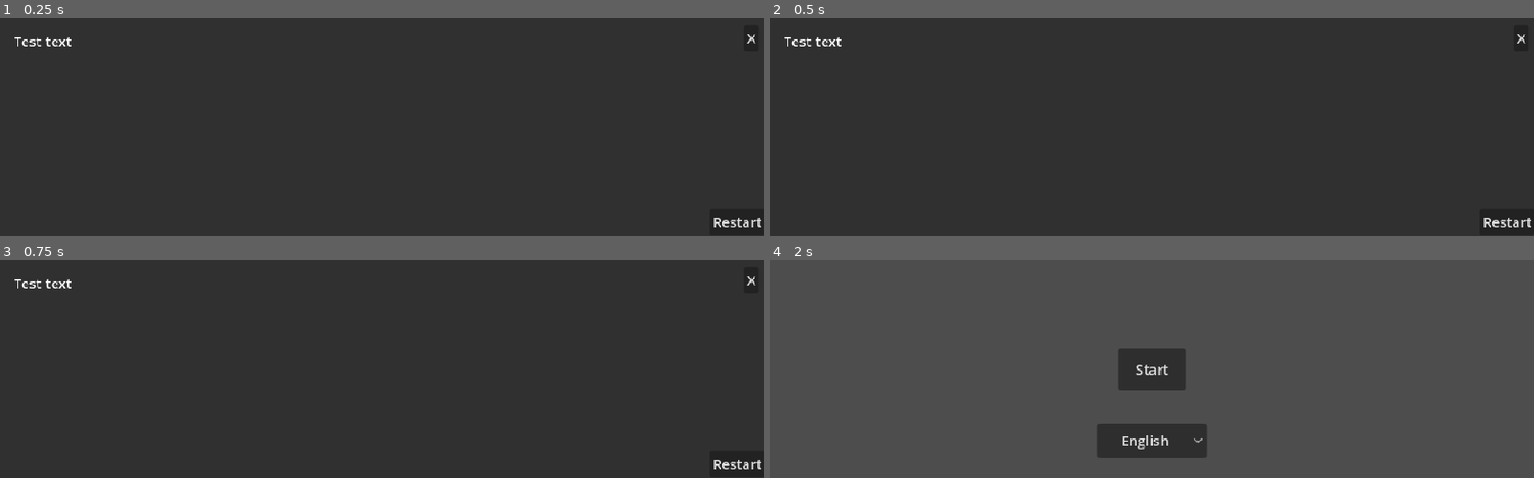
Above: before the commit, frames 1-4 (two rows, left to right).
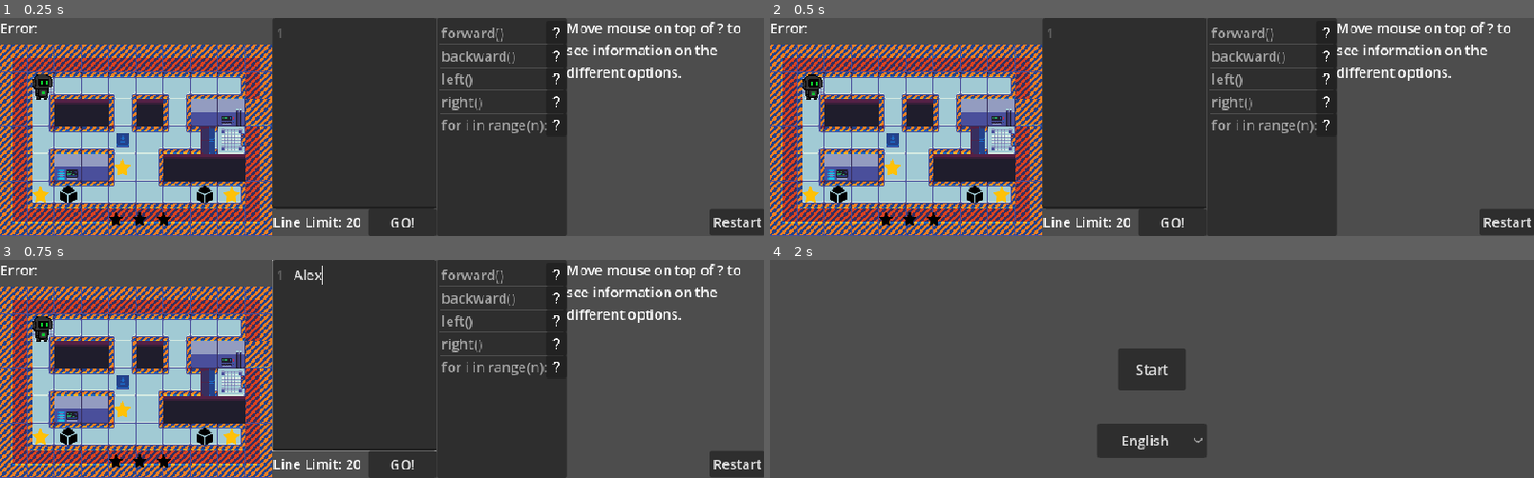
Above: after the commit, the same moments.

Repository: BingloGames/Robot-Bachelor
Game: Godot game, scene res://levels/1 player/Level4.tscn
Same seed, same stepped clock (60 frames per second), same inputs: the game is played once before the commit and once after it. This scene is started directly instead of the project's main scene.
Inputs (mouse positions are in pixels of both pictures, inside the frame that each line leads up to):
- Up to frame 1 (0.25 s): no input
- Up to frame 2 (0.5 s): no input
- Up to frame 3 (0.75 s): click (351, 355) at 0.52 s; type "Alex" at 0.6 s
- Up to frame 4 (2 s): click "Restart" at 1.25 s

The runs differ from the first frame. In frame 1, 61% of the frame differs, in the area x 0-100%, y 0-100%; in frame 2, 61%; in frame 3, 61%; in frame 4, nothing differs.

Commit message:
made doors better

Diff:
--- a/robot-project/TileSet.tres
+++ b/robot-project/TileSet.tres
@@ -1,11 +1,8 @@
-[gd_resource type="TileSet" load_steps=9 format=3 uid="uid://b86b5a6rn7qvr"]
+[gd_resource type="TileSet" load_steps=6 format=3 uid="uid://b86b5a6rn7qvr"]
 
 [ext_resource type="Texture2D" uid="uid://b6tsydf15p2gp" path="res://scifitiles - copia.png" id="2_hhvbn"]
+[ext_resource type="PackedScene" uid="uid://ba7flvblhi3ln" path="res://door.tscn" id="3_2edxk"]
 [ext_resource type="PackedScene" uid="uid://fwhkk0ctks56" path="res://Star.tscn" id="3_t7fou"]
-[ext_resource type="PackedScene" uid="uid://ba7flvblhi3ln" path="res://blue_door_1.tscn" id="4_8aw2l"]
-[ext_resource type="PackedScene" uid="uid://cc4r5wtmlaj02" path="res://blue_door_2.tscn" id="5_k8lel"]
-[ext_resource type="PackedScene" uid="uid://bd2tgyavymlfj" path="res://red_door_1.tscn" id="6_s4r4k"]
-[ext_resource type="PackedScene" uid="uid://c5mvioyabxh42" path="res://red_door_2.tscn" id="7_uoop1"]
 
 [sub_resource type="TileSetAtlasSource" id="TileSetAtlasSource_t7fou"]
 texture = ExtResource("2_hhvbn")
@@ -852,10 +849,8 @@
 
 [sub_resource type="TileSetScenesCollectionSource" id="TileSetScenesCollectionSource_2edxk"]
 scenes/1/scene = ExtResource("3_t7fou")
-scenes/2/scene = ExtResource("4_8aw2l")
-scenes/3/scene = ExtResource("5_k8lel")
-scenes/4/scene = ExtResource("6_s4r4k")
-scenes/5/scene = ExtResource("7_uoop1")
+scenes/2/scene = ExtResource("3_2edxk")
+scenes/2/display_placeholder = ExtResource("3_2edxk")
 
 [resource]
 tile_size = Vector2i(32, 32)
--- a/robot-project/blue_door_1.tscn
+++ /dev/null
@@ -1,56 +0,0 @@
-[gd_scene load_steps=8 format=3 uid="uid://ba7flvblhi3ln"]
-
-[ext_resource type="Script" uid="uid://uegcnafddenv" path="res://door.gd" id="1_051jp"]
-[ext_resource type="Texture2D" uid="uid://bltyxdt2ewqgv" path="res://blue door 1.png" id="1_siyxv"]
-[ext_resource type="Animation" uid="uid://bis1ives8dt40" path="res://levels/open door anim.res" id="3_5qsjy"]
-
-[sub_resource type="RectangleShape2D" id="RectangleShape2D_051jp"]
-size = Vector2(32, 16)
-
-[sub_resource type="Animation" id="Animation_g212j"]
-length = 1.1
-tracks/0/type = "value"
-tracks/0/imported = false
-tracks/0/enabled = true
-tracks/0/path = NodePath("Sprite2D:frame")
-tracks/0/interp = 1
-tracks/0/loop_wrap = true
-tracks/0/keys = {
-"times": PackedFloat32Array(0, 0.1, 0.2, 0.3, 0.4, 0.5, 0.6, 0.7, 0.8, 0.9, 1),
-"transitions": PackedFloat32Array(1, 1, 1, 1, 1, 1, 1, 1, 1, 1, 1),
-"update": 1,
-"values": [0, 1, 2, 3, 4, 5, 6, 7, 8, 9, 10]
-}
-
-[sub_resource type="AnimationLibrary" id="AnimationLibrary_goqka"]
-_data = {
-&"RESET": SubResource("Animation_g212j"),
-&"open door anim": ExtResource("3_5qsjy")
-}
-
-[sub_resource type="SceneReplicationConfig" id="SceneReplicationConfig_5qsjy"]
-properties/0/path = NodePath("CollisionShape2D:disabled")
-properties/0/spawn = true
-properties/0/replication_mode = 1
-properties/1/path = NodePath("Sprite2D:frame")
-properties/1/spawn = true
-properties/1/replication_mode = 1
-
-[node name="door" type="StaticBody2D"]
-script = ExtResource("1_051jp")
-
-[node name="CollisionShape2D" type="CollisionShape2D" parent="."]
-position = Vector2(0, -4)
-shape = SubResource("RectangleShape2D_051jp")
-
-[node name="Sprite2D" type="Sprite2D" parent="."]
-texture = ExtResource("1_siyxv")
-hframes = 11
-
-[node name="AnimationPlayer" type="AnimationPlayer" parent="."]
-libraries = {
-&"": SubResource("AnimationLibrary_goqka")
-}
-
-[node name="MultiplayerSynchronizer" type="MultiplayerSynchronizer" parent="."]
-replication_config = SubResource("SceneReplicationConfig_5qsjy")
--- a/robot-project/blue_door_2.tscn
+++ /dev/null
@@ -1,74 +0,0 @@
-[gd_scene load_steps=7 format=3 uid="uid://cc4r5wtmlaj02"]
-
-[ext_resource type="Texture2D" uid="uid://c7qtyp5uvng74" path="res://blue door 2.png" id="1_j25bo"]
-[ext_resource type="Script" uid="uid://uegcnafddenv" path="res://door.gd" id="1_waioa"]
-
-[sub_resource type="RectangleShape2D" id="RectangleShape2D_051jp"]
-size = Vector2(16, 32)
-
-[sub_resource type="Animation" id="Animation_204xh"]
-length = 0.001
-tracks/0/type = "value"
-tracks/0/imported = false
-tracks/0/enabled = true
-tracks/0/path = NodePath("Sprite2D:frame")
-tracks/0/interp = 1
-tracks/0/loop_wrap = true
-tracks/0/keys = {
-"times": PackedFloat32Array(0),
-"transitions": PackedFloat32Array(1),
-"update": 1,
-"values": [0]
-}
-
-[sub_resource type="Animation" id="Animation_waioa"]
-resource_name = "open door anim"
-length = 0.5
-tracks/0/type = "value"
-tracks/0/imported = false
-tracks/0/enabled = true
-tracks/0/path = NodePath("Sprite2D:frame")
-tracks/0/interp = 1
-tracks/0/loop_wrap = true
-tracks/0/keys = {
-"times": PackedFloat32Array(0, 0.5),
-"transitions": PackedFloat32Array(1, 1),
-"update": 0,
-"values": [0, 10]
-}
-tracks/1/type = "method"
-tracks/1/imported = false
-tracks/1/enabled = true
-tracks/1/path = NodePath(".")
-tracks/1/interp = 1
-tracks/1/loop_wrap = true
-tracks/1/keys = {
-"times": PackedFloat32Array(0.5),
-"transitions": PackedFloat32Array(1),
-"values": [{
-"args": [],
-"method": &"finished"
-}]
-}
-
-[sub_resource type="AnimationLibrary" id="AnimationLibrary_tn51q"]
-_data = {
-&"RESET": SubResource("Animation_204xh"),
-&"open door anim": SubResource("Animation_waioa")
-}
-
-[node name="door" type="StaticBody2D"]
-script = ExtResource("1_waioa")
-
-[node name="CollisionShape2D" type="CollisionShape2D" parent="."]
-position = Vector2(4, 0)
-shape = SubResource("RectangleShape2D_051jp")
-
-[node name="Sprite2D" type="Sprite2D" parent="."]
-texture = ExtResource("1_j25bo")
-hframes = 11
-
-[node name="AnimationPlayer" type="AnimationPlayer" parent="."]
-libraries = {
-&"": SubResource("AnimationLibrary_tn51q")
-}
--- a/robot-project/door multiplayer.tscn
+++ b/robot-project/door multiplayer.tscn
@@ -1,6 +1,6 @@
 [gd_scene load_steps=3 format=3 uid="uid://d2nsbgpi61ctl"]
 
-[ext_resource type="PackedScene" uid="uid://ba7flvblhi3ln" path="res://blue_door_1.tscn" id="1_goxkn"]
+[ext_resource type="PackedScene" uid="uid://ba7flvblhi3ln" path="res://door.tscn" id="1_goxkn"]
 [ext_resource type="Script" uid="uid://bm71krwx2y2gh" path="res://door_multiplayer.gd" id="2_25qgc"]
 
 [node name="door" instance=ExtResource("1_goxkn")]
--- a/robot-project/red_door_1.tscn
+++ b/robot-project/door.tscn
@@ -1,8 +1,8 @@
-[gd_scene load_steps=7 format=3 uid="uid://bd2tgyavymlfj"]
+[gd_scene load_steps=8 format=3 uid="uid://ba7flvblhi3ln"]
 
-[ext_resource type="Script" uid="uid://uegcnafddenv" path="res://door.gd" id="1_fd3b1"]
-[ext_resource type="Texture2D" uid="uid://dv05plo7oowcv" path="res://red door 1.png" id="1_jqqfo"]
-[ext_resource type="Animation" uid="uid://bis1ives8dt40" path="res://levels/open door anim.res" id="3_j245v"]
+[ext_resource type="Script" uid="uid://uegcnafddenv" path="res://door.gd" id="1_0phs7"]
+[ext_resource type="Texture2D" uid="uid://bltyxdt2ewqgv" path="res://blue door 1.png" id="2_50cdl"]
+[ext_resource type="Animation" uid="uid://bis1ives8dt40" path="res://open door anim.res" id="3_y5njw"]
 
 [sub_resource type="RectangleShape2D" id="RectangleShape2D_051jp"]
 size = Vector2(32, 16)
@@ -25,21 +25,32 @@
 [sub_resource type="AnimationLibrary" id="AnimationLibrary_goqka"]
 _data = {
 &"RESET": SubResource("Animation_g212j"),
-&"open door anim": ExtResource("3_j245v")
+&"open door anim": ExtResource("3_y5njw")
 }
 
+[sub_resource type="SceneReplicationConfig" id="SceneReplicationConfig_5qsjy"]
+properties/0/path = NodePath("CollisionShape2D:disabled")
+properties/0/spawn = true
+properties/0/replication_mode = 1
+properties/1/path = NodePath("Sprite2D:frame")
+properties/1/spawn = true
+properties/1/replication_mode = 1
+
 [node name="door" type="StaticBody2D"]
-script = ExtResource("1_fd3b1")
+script = ExtResource("1_0phs7")
 
 [node name="CollisionShape2D" type="CollisionShape2D" parent="."]
 position = Vector2(0, -4)
 shape = SubResource("RectangleShape2D_051jp")
 
 [node name="Sprite2D" type="Sprite2D" parent="."]
-texture = ExtResource("1_jqqfo")
+texture = ExtResource("2_50cdl")
 hframes = 11
 
 [node name="AnimationPlayer" type="AnimationPlayer" parent="."]
 libraries = {
 &"": SubResource("AnimationLibrary_goqka")
 }
+
+[node name="MultiplayerSynchronizer" type="MultiplayerSynchronizer" parent="."]
+replication_config = SubResource("SceneReplicationConfig_5qsjy")
--- a/robot-project/levels/1 player/Level3.tscn
+++ b/robot-project/levels/1 player/Level3.tscn
@@ -3,11 +3,11 @@
 [ext_resource type="TileSet" uid="uid://b86b5a6rn7qvr" path="res://TileSet.tres" id="1_545p4"]
 [ext_resource type="PackedScene" uid="uid://bdbqr488vc61t" path="res://star counter.tscn" id="2_84iim"]
 [ext_resource type="PackedScene" uid="uid://b7xm7lsovxbqr" path="res://text_edit.tscn" id="2_qlmxs"]
+[ext_resource type="PackedScene" uid="uid://ba7flvblhi3ln" path="res://door.tscn" id="3_wxujf"]
 [ext_resource type="PackedScene" uid="uid://bkcxr5ltukhr1" path="res://robot.tscn" id="4_545p4"]
-[ext_resource type="PackedScene" uid="uid://cc4r5wtmlaj02" path="res://blue_door_2.tscn" id="5_wmnt6"]
-[ext_resource type="PackedScene" uid="uid://ct3ylbdix74av" path="res://blue button.tscn" id="5_wxujf"]
+[ext_resource type="PackedScene" uid="uid://ct3ylbdix74av" path="res://button.tscn" id="5_wxujf"]
 [ext_resource type="PackedScene" uid="uid://dqdijlggb57o1" path="res://item_list.tscn" id="6_545p4"]
-[ext_resource type="PackedScene" uid="uid://bvmjp16iiq1f2" path="res://restart.tscn" id="9_r1ajk"]
+[ext_resource type="PackedScene" path="res://restart.tscn" id="9_r1ajk"]
 [ext_resource type="PackedScene" uid="uid://bu5wqujjgco58" path="res://info_pop_up.tscn" id="9_wxujf"]
 
 [sub_resource type="CanvasTexture" id="CanvasTexture_wmnt6"]
@@ -30,12 +30,13 @@
 
 [node name="button" parent="buttons" instance=ExtResource("5_wxujf")]
 position = Vector2(208, 208)
-door = NodePath("../../doors/door")
 
 [node name="doors" type="Node2D" parent="."]
 
-[node name="door" parent="doors" instance=ExtResource("5_wmnt6")]
+[node name="door" parent="doors" instance=ExtResource("3_wxujf")]
 position = Vector2(240, 208)
+color = "blue"
+dir = "horisontal"
 
 [node name="code" parent="." instance=ExtResource("2_qlmxs")]
 offset_left = 320.0
@@ -65,6 +66,7 @@
 texture = SubResource("CanvasTexture_wmnt6")
 
 [node name="Info pop up" parent="." instance=ExtResource("9_wxujf")]
+visible = false
 offset_right = 894.0
 offset_bottom = 256.0
 
--- a/robot-project/levels/1 player/Level4.tscn
+++ b/robot-project/levels/1 player/Level4.tscn
@@ -6,12 +6,12 @@
 [ext_resource type="PackedScene" uid="uid://bkcxr5ltukhr1" path="res://robot.tscn" id="4_0vw6x"]
 [ext_resource type="PackedScene" uid="uid://dj8bvk78ajlmy" path="res://Item.tscn" id="4_1g20g"]
 [ext_resource type="Script" uid="uid://bc27vibglbqta" path="res://items_counter.gd" id="4_jf22w"]
-[ext_resource type="PackedScene" uid="uid://ct3ylbdix74av" path="res://blue button.tscn" id="5_oj5ui"]
-[ext_resource type="PackedScene" uid="uid://cc4r5wtmlaj02" path="res://blue_door_2.tscn" id="5_qriun"]
+[ext_resource type="PackedScene" uid="uid://ct3ylbdix74av" path="res://button.tscn" id="5_oj5ui"]
+[ext_resource type="PackedScene" uid="uid://ba7flvblhi3ln" path="res://door.tscn" id="5_qriun"]
 [ext_resource type="PackedScene" uid="uid://dqdijlggb57o1" path="res://item_list.tscn" id="6_cgold"]
 [ext_resource type="PackedScene" uid="uid://bu5wqujjgco58" path="res://info_pop_up.tscn" id="8_qriun"]
 [ext_resource type="PackedScene" uid="uid://lggogupwduwp" path="res://input_pop_up.tscn" id="9_4xlxe"]
-[ext_resource type="PackedScene" uid="uid://bvmjp16iiq1f2" path="res://restart.tscn" id="12_jf22w"]
+[ext_resource type="PackedScene" path="res://restart.tscn" id="12_jf22w"]
 
 [sub_resource type="CanvasTexture" id="CanvasTexture_q4xh8"]
 
@@ -60,6 +60,8 @@
 
 [node name="door" parent="doors" instance=ExtResource("5_qriun")]
 position = Vector2(240, 144)
+color = "blue"
+dir = "horisontal"
 
 [node name="robots" type="Node2D" parent="."]
 
@@ -89,6 +91,7 @@
 Answer = ["answer = X+Y", "answer = 9", "answer =X+Y", "answer =9", "answer = X + Y"]
 
 [node name="Info pop up" parent="." instance=ExtResource("8_qriun")]
+visible = false
 offset_right = 896.0
 offset_bottom = 256.0
 
--- a/robot-project/levels/1 player/Level5.tscn
+++ b/robot-project/levels/1 player/Level5.tscn
@@ -6,12 +6,12 @@
 [ext_resource type="PackedScene" uid="uid://dj8bvk78ajlmy" path="res://Item.tscn" id="4_i2b4m"]
 [ext_resource type="Script" uid="uid://bc27vibglbqta" path="res://items_counter.gd" id="4_ngd16"]
 [ext_resource type="PackedScene" uid="uid://bkcxr5ltukhr1" path="res://robot.tscn" id="4_ufpxx"]
-[ext_resource type="PackedScene" uid="uid://ba7flvblhi3ln" path="res://blue_door_1.tscn" id="5_5pfj7"]
+[ext_resource type="PackedScene" uid="uid://ba7flvblhi3ln" path="res://door.tscn" id="5_5pfj7"]
 [ext_resource type="PackedScene" uid="uid://dqdijlggb57o1" path="res://item_list.tscn" id="6_knvoa"]
-[ext_resource type="PackedScene" uid="uid://ct3ylbdix74av" path="res://blue button.tscn" id="6_ngd16"]
+[ext_resource type="PackedScene" uid="uid://ct3ylbdix74av" path="res://button.tscn" id="6_ngd16"]
 [ext_resource type="PackedScene" uid="uid://bu5wqujjgco58" path="res://info_pop_up.tscn" id="8_5pfj7"]
 [ext_resource type="PackedScene" uid="uid://lggogupwduwp" path="res://input_pop_up.tscn" id="8_vpjvl"]
-[ext_resource type="PackedScene" uid="uid://bvmjp16iiq1f2" path="res://restart.tscn" id="12_ngd16"]
+[ext_resource type="PackedScene" path="res://restart.tscn" id="12_ngd16"]
 
 [sub_resource type="CanvasTexture" id="CanvasTexture_25xmc"]
 
@@ -56,6 +56,7 @@
 
 [node name="door" parent="doors" instance=ExtResource("5_5pfj7")]
 position = Vector2(176, 176)
+color = "blue"
 
 [node name="robots" type="Node2D" parent="."]
 
@@ -80,6 +81,7 @@
 Answer = ["answer = list[1]", "answer =list[1]"]
 
 [node name="Info pop up" parent="." instance=ExtResource("8_5pfj7")]
+visible = false
 anchors_preset = 10
 anchor_bottom = 0.0
 offset_right = 896.0
--- a/robot-project/red_door_2.tscn
+++ /dev/null
@@ -1,45 +0,0 @@
-[gd_scene load_steps=7 format=3 uid="uid://c5mvioyabxh42"]
-
-[ext_resource type="Script" uid="uid://uegcnafddenv" path="res://door.gd" id="1_gr1rq"]
-[ext_resource type="Texture2D" uid="uid://b0qg7p4etaqjp" path="res://red door 2.png" id="1_sr1gh"]
-[ext_resource type="Animation" uid="uid://bis1ives8dt40" path="res://levels/open door anim.res" id="3_xo4ap"]
-
-[sub_resource type="RectangleShape2D" id="RectangleShape2D_051jp"]
-size = Vector2(16, 32)
-
-[sub_resource type="Animation" id="Animation_g212j"]
-length = 1.1
-tracks/0/type = "value"
-tracks/0/imported = false
-tracks/0/enabled = true
-tracks/0/path = NodePath("Sprite2D:frame")
-tracks/0/interp = 1
-tracks/0/loop_wrap = true
-tracks/0/keys = {
-"times": PackedFloat32Array(0, 0.1, 0.2, 0.3, 0.4, 0.5, 0.6, 0.7, 0.8, 0.9, 1),
-"transitions": PackedFloat32Array(1, 1, 1, 1, 1, 1, 1, 1, 1, 1, 1),
-"update": 1,
-"values": [0, 1, 2, 3, 4, 5, 6, 7, 8, 9, 10]
-}
-
-[sub_resource type="AnimationLibrary" id="AnimationLibrary_goqka"]
-_data = {
-&"RESET": SubResource("Animation_g212j"),
-&"open door anim": ExtResource("3_xo4ap")
-}
-
-[node name="door" type="StaticBody2D"]
-script = ExtResource("1_gr1rq")
-
-[node name="CollisionShape2D" type="CollisionShape2D" parent="."]
-position = Vector2(4, 0)
-shape = SubResource("RectangleShape2D_051jp")
-
-[node name="Sprite2D" type="Sprite2D" parent="."]
-texture = ExtResource("1_sr1gh")
-hframes = 11
-
-[node name="AnimationPlayer" type="AnimationPlayer" parent="."]
-libraries = {
-&"": SubResource("AnimationLibrary_goqka")
-}
Renamed: robot-project/levels/open door anim.res -> robot-project/open door anim.res
